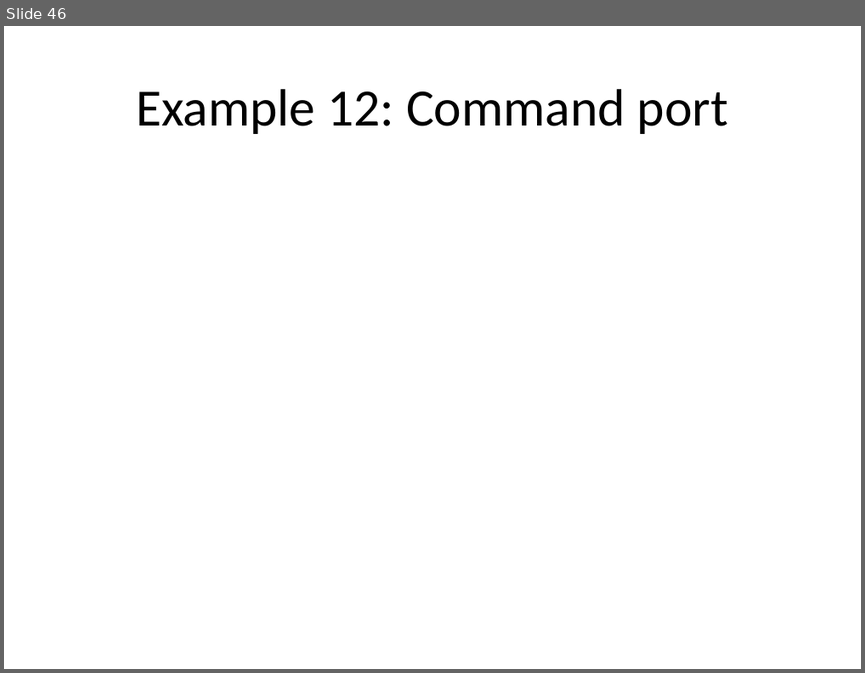
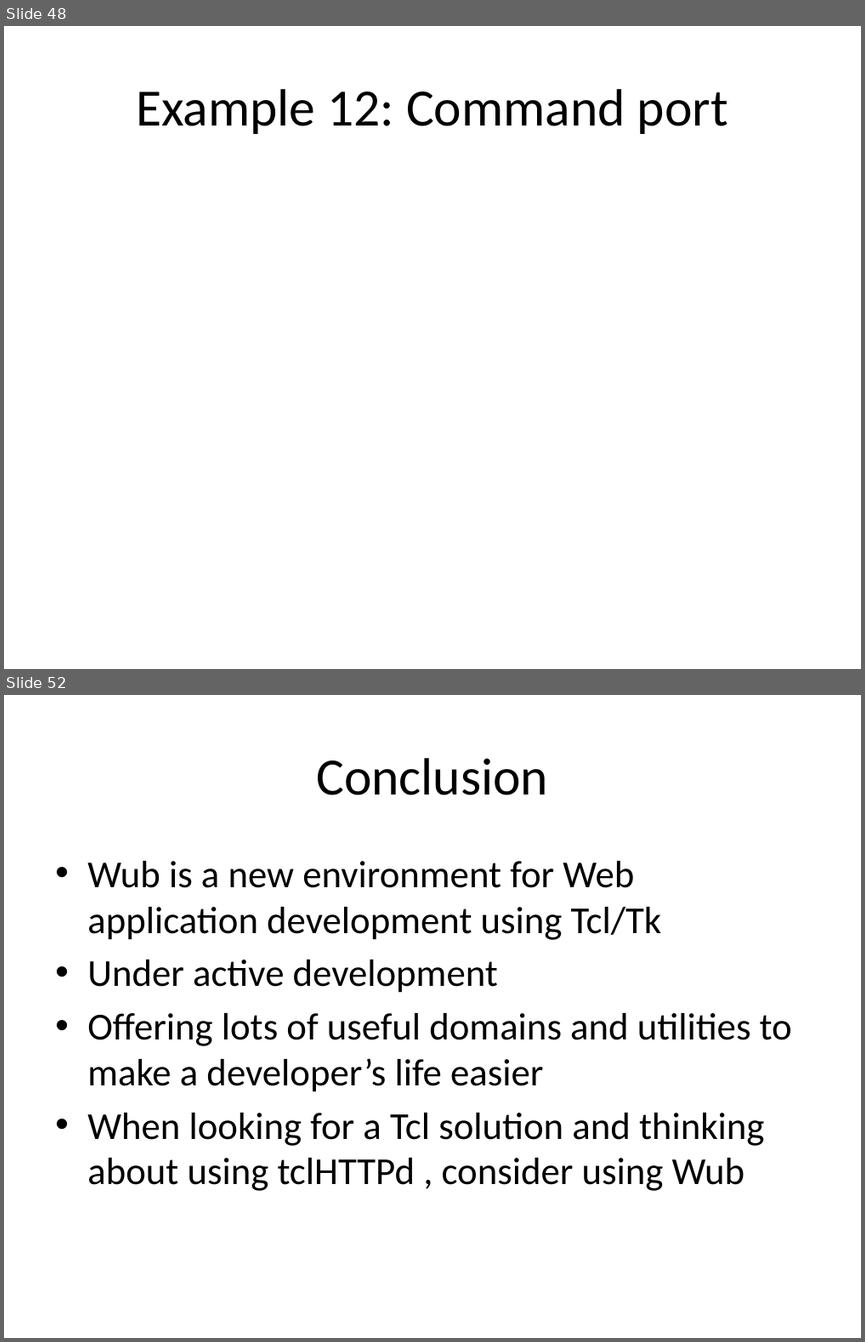
Before and after one commit to jdc8/wubwikit, a slide deck: wubexamples/Lets_Wub.pptx. Shown one above the other, each under a label of ours: slide 46 before the commit, slides 48 and 52 after it; the slides between them are not shown. The pictures are 865x673 and 865x1342 pixels, drawn with LibreOffice and Linux fonts; fonts in the diff are those of the drawing; background and template pictures are left out. Boxes give left, top, right and bottom in pixels: in the first picture for what was removed or moved away, otherwise in the second. Text is boxed around its words. In the diff, an @@ line names an element or a change of style, - is before the commit and + after.

```diff
--- a/wubexamples/Lets_Wub.pptx
+++ b/wubexamples/Lets_Wub.pptx
@@ slide 52 added at [4, 695, 861, 1338], background #FFFFFF @@
@@ title added at [316, 758, 548, 795], 44 pt, text #000000 @@
+Conclusion
@@ text added at [87, 861, 792, 1191], 32 pt, text #000000 @@
+• Wub is a new environment for Web application development using Tcl/Tk
+• Under active development
+• Offering lots of useful domains and utilities to make a developer’s life easier
+• When looking for a Tcl solution and thinking about using tclHTTPd , consider using Wub
@@ what was slide 46 is now slide 48 @@
```
Also in this commit, not shown: 15 slides changed, 5 other slides added, 1 slide removed.
